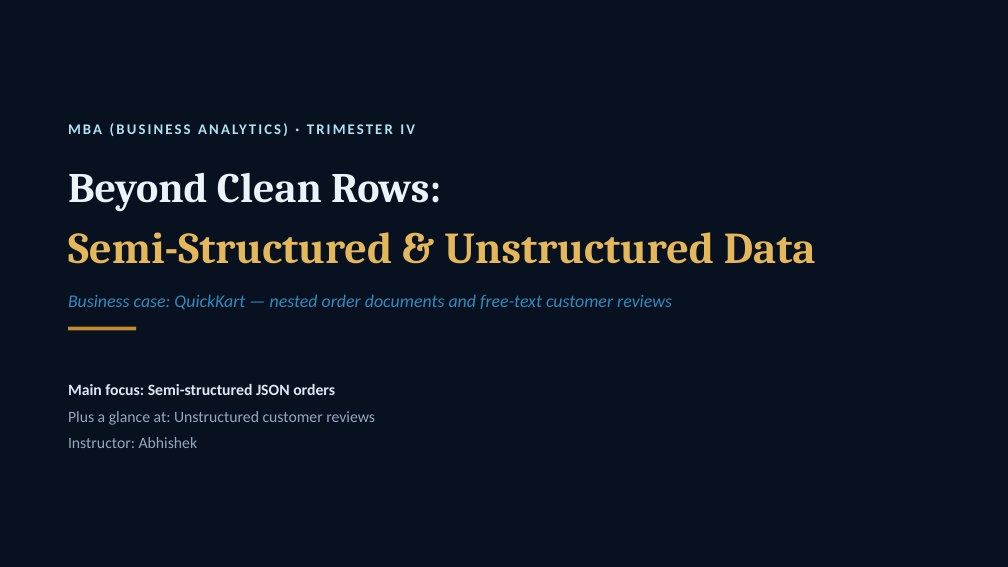
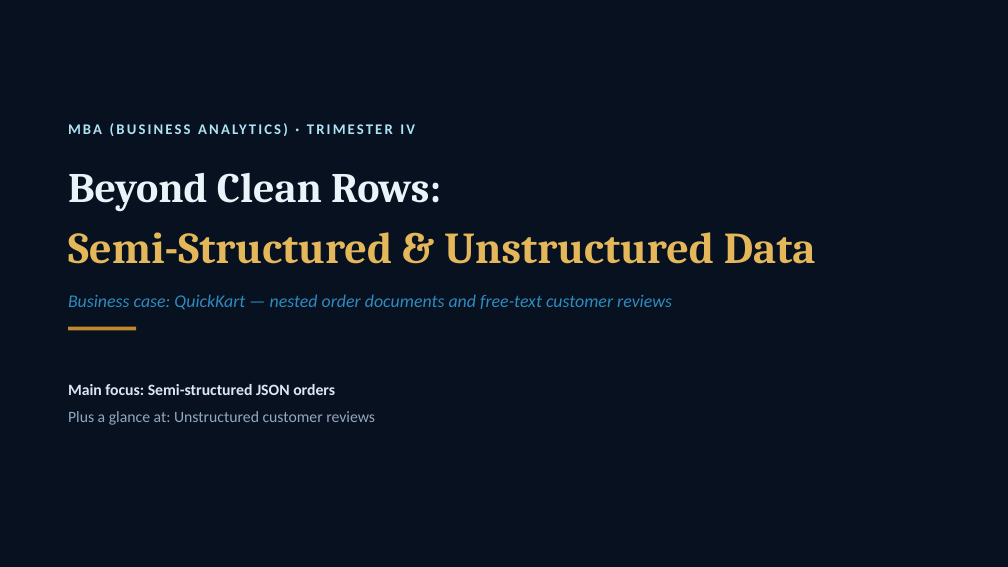
Before and after one commit to abhsarkar/nmims_analytics, a slide deck: slide 1 of sessions/QuickKart_SemiStructured_Unstructured_Deck.pptx. Drawn at 1008x567 pixels with LibreOffice and Linux fonts; fonts in the diff are those of the drawing. Boxes give left, top, right and bottom in pixels: in the first picture for what was removed or moved away, otherwise in the second. Text is boxed around its words. In the diff, an @@ line names an element or a change of style, - is before the commit and + after.

```diff
--- a/sessions/QuickKart_SemiStructured_Unstructured_Deck.pptx
+++ b/sessions/QuickKart_SemiStructured_Unstructured_Deck.pptx
@@ text at <box>68,437,198,448</box>: paragraph removed @@
-Instructor: Abhishek
```
Also in this commit, not shown: 1 other file.
